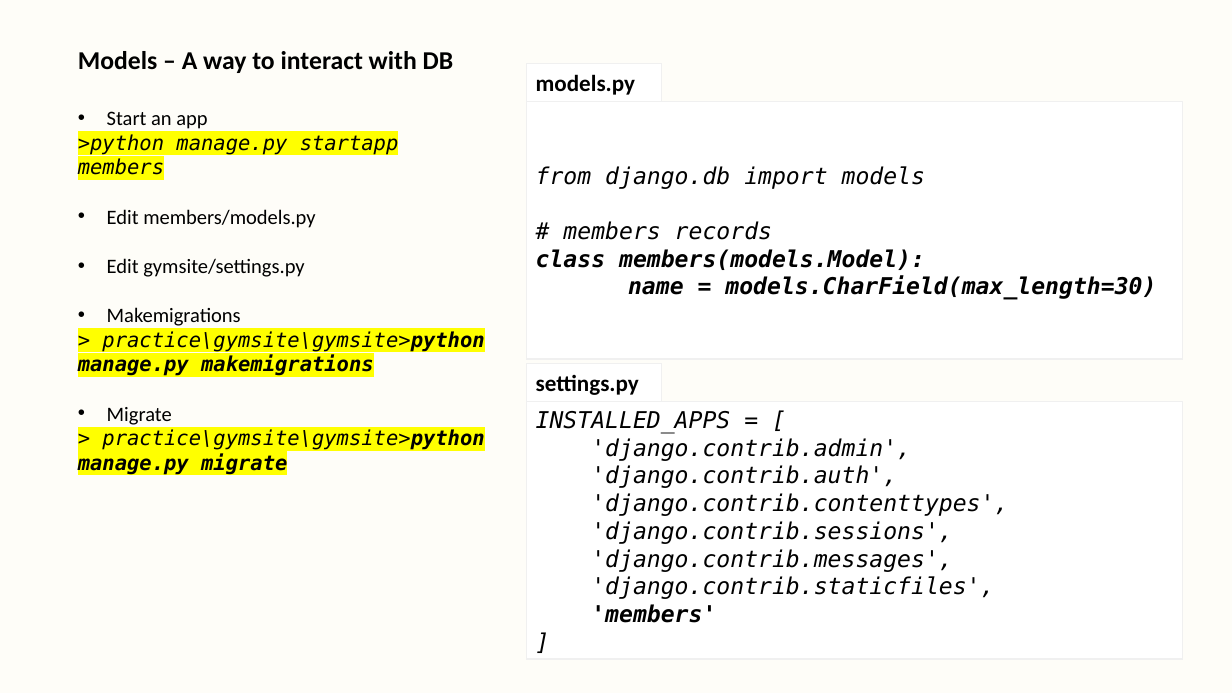
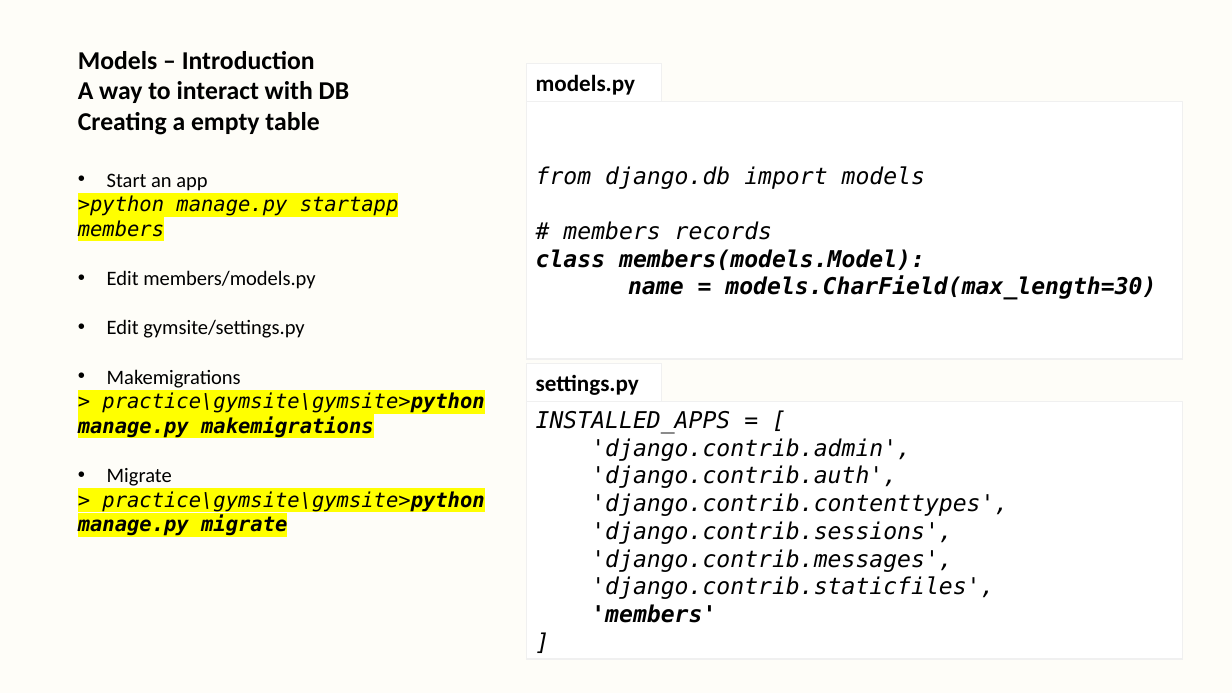
Before and after one commit to dharaneya/gym_web_app, a slide deck: slide 12 of practical_notes.pptx (slide 6 before the commit). Drawn at 1232x693 pixels with LibreOffice and Linux fonts; fonts in the diff are those of the drawing. Boxes give left, top, right and bottom in pixels: in the first picture for what was removed or moved away, otherwise in the second. Text is boxed around its words. In the diff, an @@ line names an element or a change of style, - is before the commit and + after.

```diff
--- a/practical_notes.pptx
+++ b/practical_notes.pptx
@@ text at box(78, 51, 350, 135): text changed @@
-Models – A way to interact with DB
+Models – Introduction
+A way to interact with DB
+Creating a empty table
```
Also in this commit, not shown: 3 other slides changed, 6 slides added, 1 other file.
